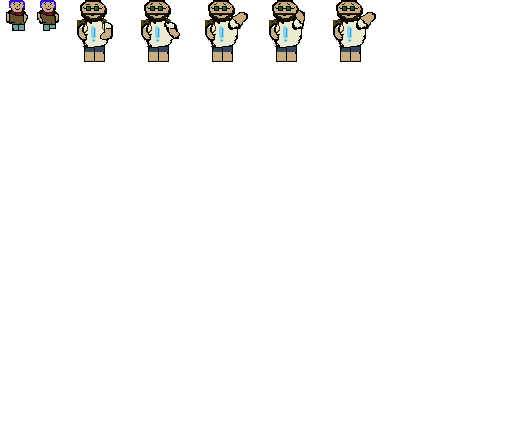
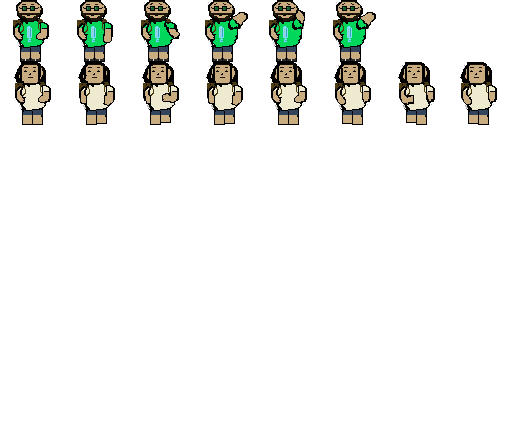
Layer changes from the first 528px x 448px image to the second:
painted on "Background" over [6,0,497,125]
